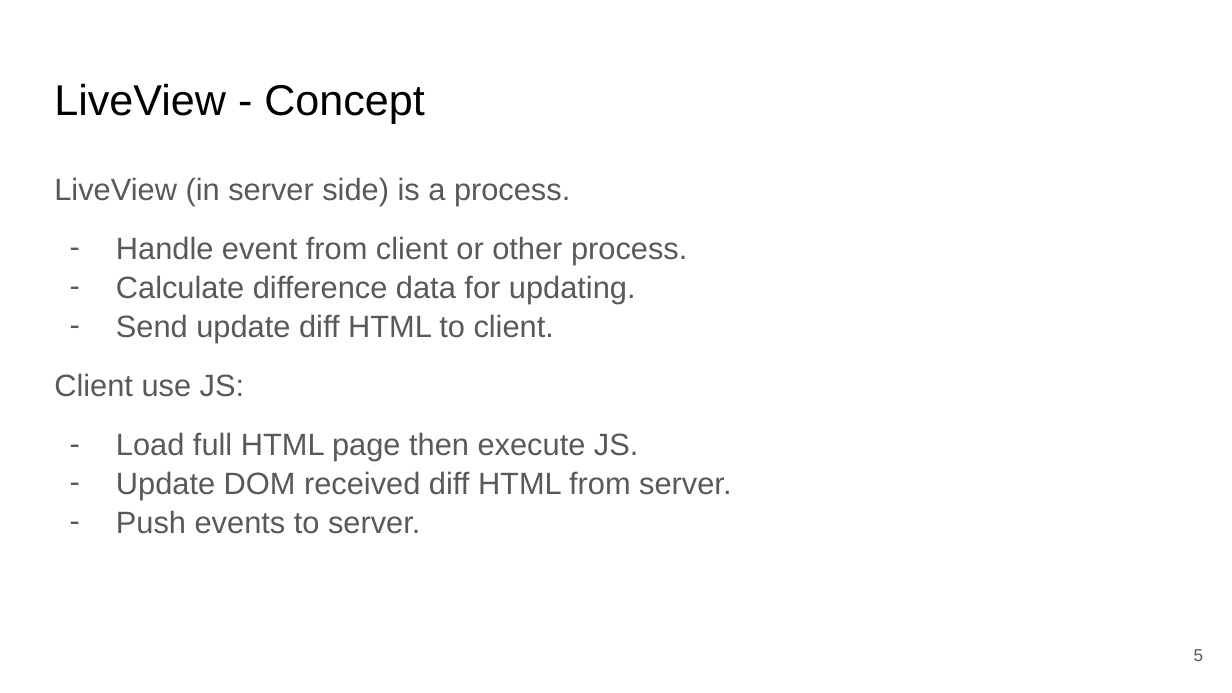
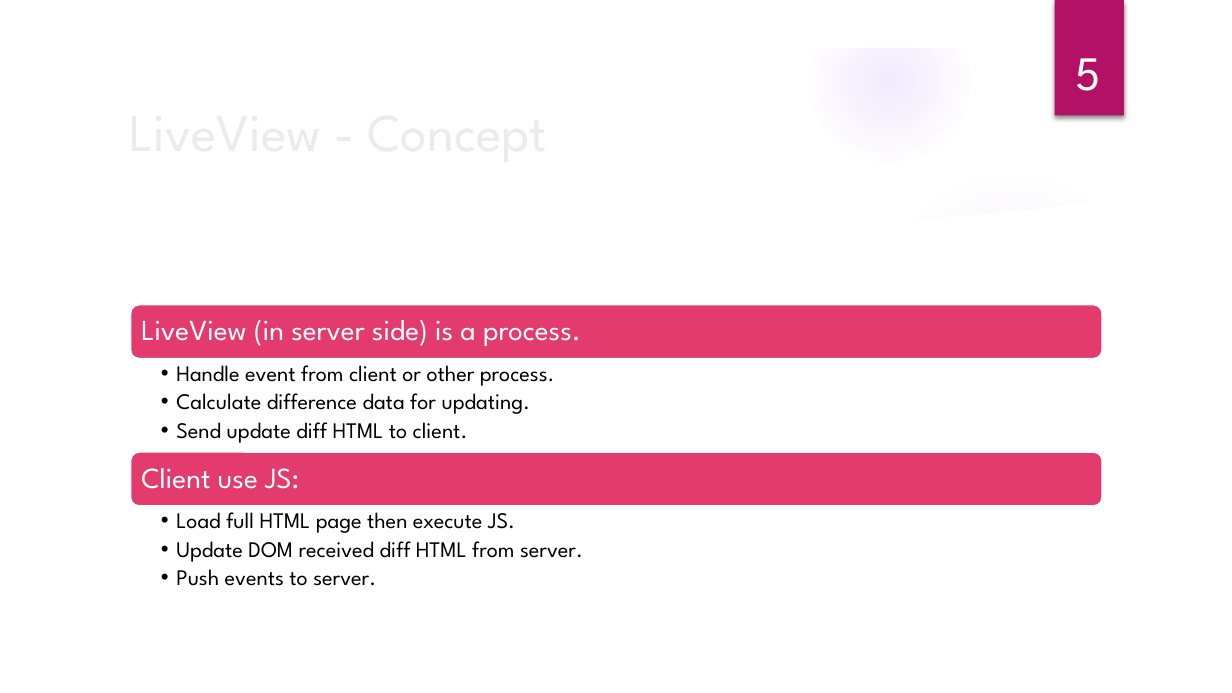
Before and after one commit to ohhi-vn/live_pub_demo, a slide deck: slide 5 of slide/Phoenix LiveView & Pubsub for Realtime & Scalable WebApp.pptx. Drawn at 1232x693 pixels with LibreOffice and Linux fonts; fonts in the diff are those of the drawing; background and template pictures are left out. Boxes give left, top, right and bottom in pixels: in the first picture for what was removed or moved away, otherwise in the second. Text is boxed around its words. In the diff, an @@ line names an element or a change of style, - is before the commit and + after.

```diff
--- a/slide/Phoenix LiveView & Pubsub for Realtime & Scalable WebApp.pptx
+++ b/slide/Phoenix LiveView & Pubsub for Realtime & Scalable WebApp.pptx
@@ group added at [0, 0, 1232, 693]: 4 ellipses, 2 freeform shapes @@
@@ rectangle added at [1055, 0, 1124, 116], fill #B31166 @@
@@ page number: place and size @@
-page number at [1194, 649, 1204, 661]
+page number at [1076, 58, 1101, 91]
@@ page number at [1076, 58, 1101, 91]: size 10 to 28 pt, font Arial to League Spartan, text colour #595959 to #FFFFFF; alignment right to centre; line spacing 1 to 0.9; more space between paragraphs; vertical alignment middle to bottom @@
@@ title "LiveView - Concept": place and size @@
-title "LiveView - Concept" at [54, 83, 425, 123]
+title "LiveView - Concept" at [117, 99, 1003, 170]
@@ title "LiveView - Concept" at [117, 99, 1003, 170]: size 25.2 to 31 pt, font Arial to League Spartan, text colour #000000 to #EBEBEB; line spacing 1 to 0.9; vertical alignment top to middle @@
@@ text removed at [54, 177, 731, 534] @@
-LiveView (in server side) is a process.
-– Handle event from client or other process.
-– Calculate difference data for updating.
-– Send update diff HTML to client.
-Client use JS:
-– Load full HTML page then execute JS.
-– Update DOM received diff HTML from server.
-– Push events to server.
@@ group added at [131, 304, 1103, 586]: 4 texts, 2 rounded rectangles @@
+LiveView (in server side) is a process.
+  • Handle event from client or other process.
+  • Calculate difference data for updating.
+  • Send update diff HTML to client.
+Client use JS:
+  • Load full HTML page then execute JS.
+  • Update DOM received diff HTML from server.
+  • Push events to server.
```
Also in this commit, not shown: 16 other slides changed, 4 slides added, 3 slides removed, 2 other files.
